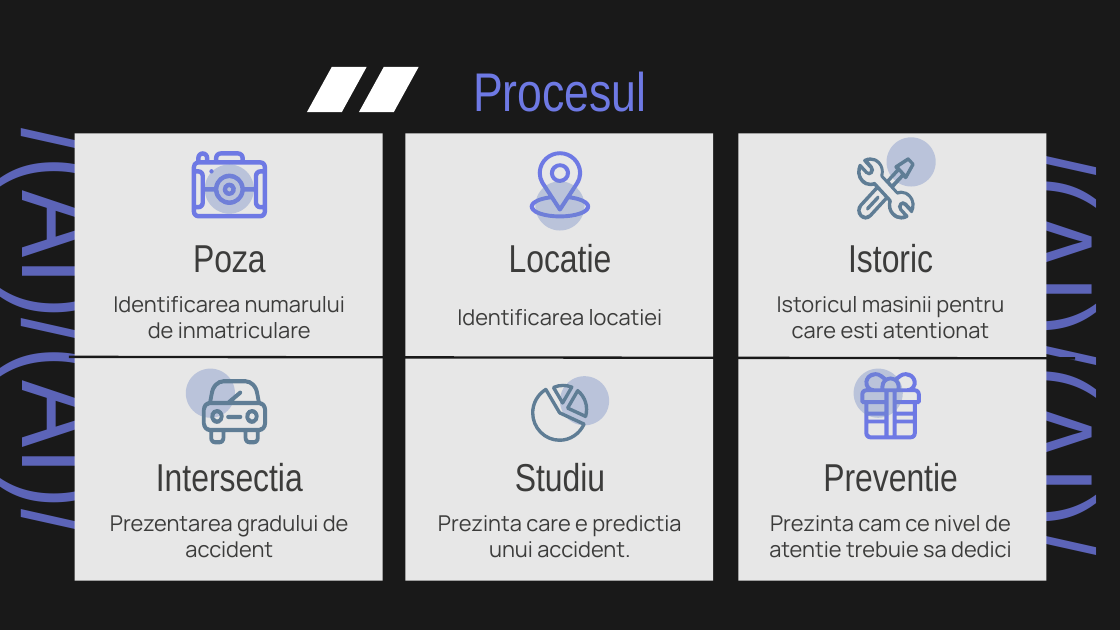
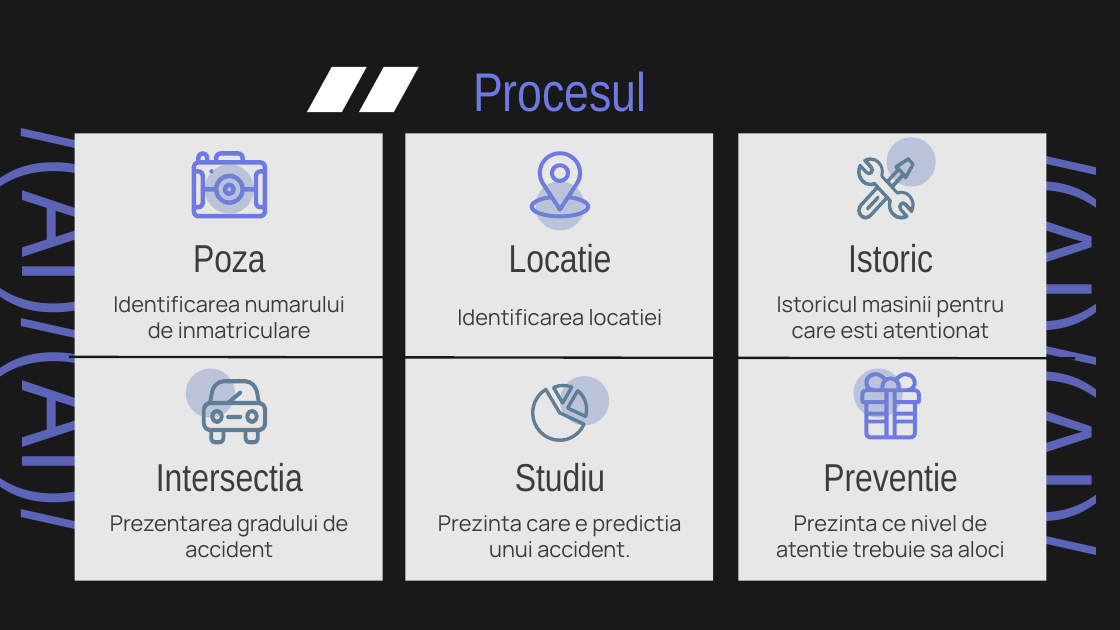
Before and after one commit to Horel7458/Proiect-Retele-Neuronale, a slide deck: slide 14 of docs/PROIECTLARN.pptx. Drawn at 1120x630 pixels with LibreOffice and Linux fonts; fonts in the diff are those of the drawing. Boxes give left, top, right and bottom in pixels: in the first picture for what was removed or moved away, otherwise in the second. Text is boxed around its words. In the diff, an @@ line names an element or a change of style, - is before the commit and + after.

```diff
--- a/docs/PROIECTLARN.pptx
+++ b/docs/PROIECTLARN.pptx
@@ subtitle at [776,515,1005,558]: text changed @@
-Prezinta cam ce nivel de atentie trebuie sa dedici
+Prezinta ce nivel de atentie trebuie sa aloci
```
Also in this commit, not shown: 5 other slides changed, 4 slides added, 44 other files.
